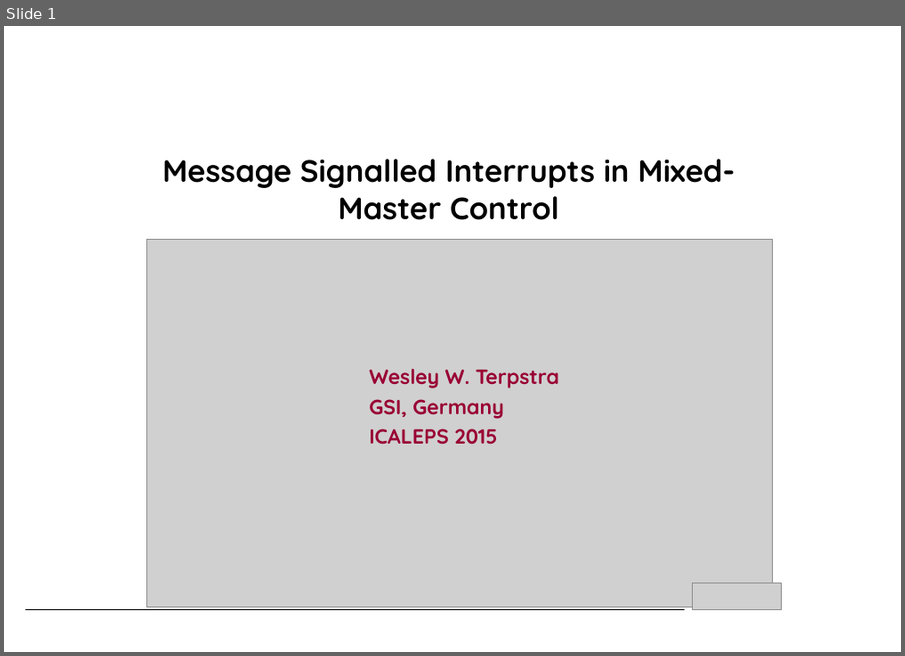
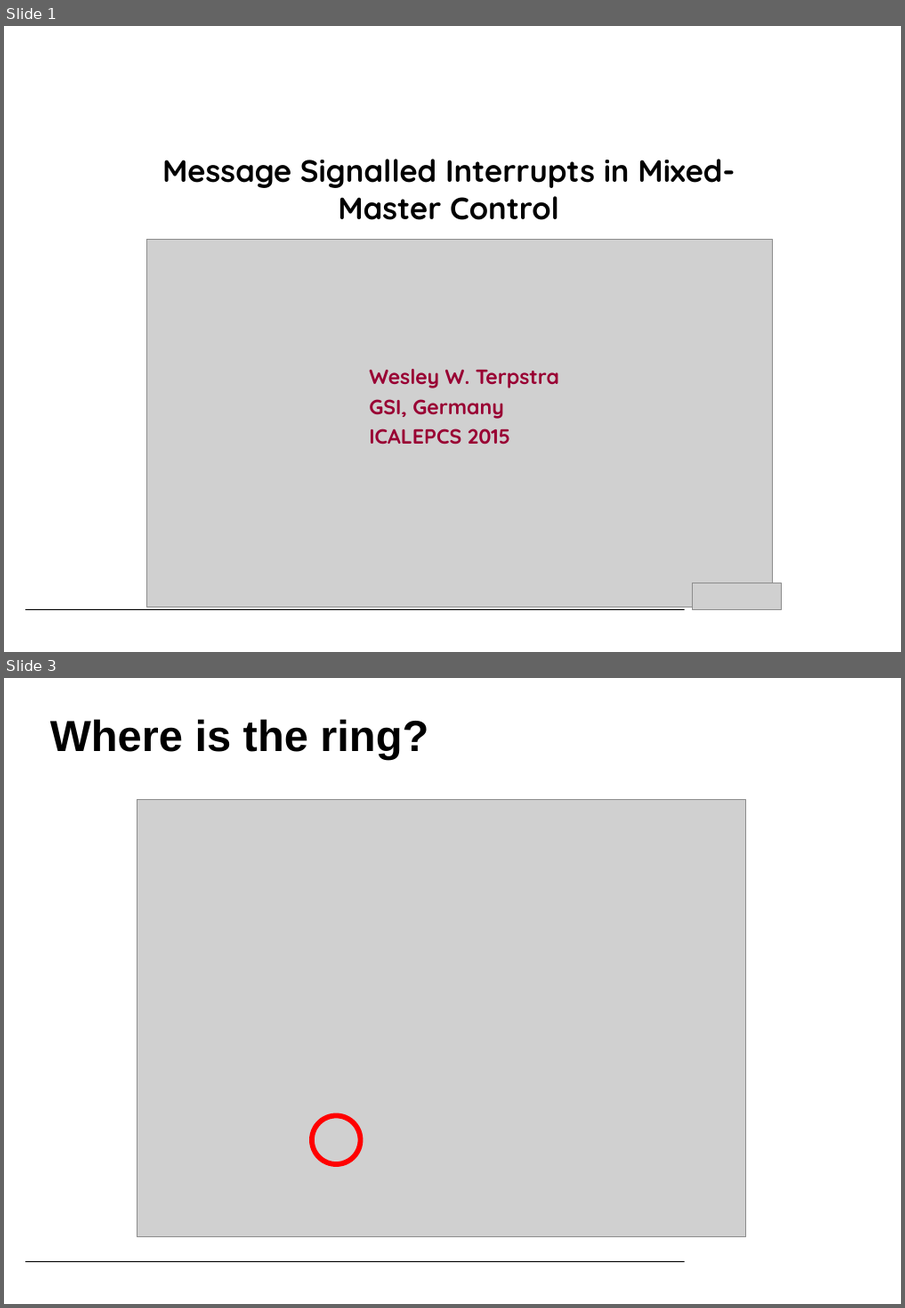
Before and after one commit to terpstra/wbmsi, a slide deck: THHA2O03_talk.odp. Shown one above the other, each under a label of ours: slide 1 before the commit, slides 1 and 3 after it; the slides between them are not shown. The pictures are 905x656 and 905x1308 pixels, drawn with LibreOffice and Linux fonts; fonts in the diff are those of the drawing; grey boxes stand for pictures; background and template pictures are left out. Boxes give left, top, right and bottom in pixels: in the first picture for what was removed or moved away, otherwise in the second. Text is boxed around its words. In the diff, an @@ line names an element or a change of style, - is before the commit and + after.

```diff
--- a/THHA2O03_talk.odp
+++ b/THHA2O03_talk.odp
@@ slide 3 added at bbox=[4, 678, 901, 1304], background #FFFFFF; not listed: 1 template element that a slide beside it also shows @@
@@ title added at bbox=[50, 719, 429, 759], 38 pt, text #000000, bold @@
+Where is the ring?
@@ picture added at bbox=[137, 799, 745, 1236] @@
@@ ellipse added at bbox=[312, 1115, 360, 1164], outline #FF0000 4.51 pt @@
@@ slide 1 changed as well @@
@@ subtitle at bbox=[369, 428, 510, 444]: text changed @@
-ICALEPS 2015
+ICALEPCS 2015
```
Also in this commit, not shown: 10 other slides changed, 4 other slides added.
